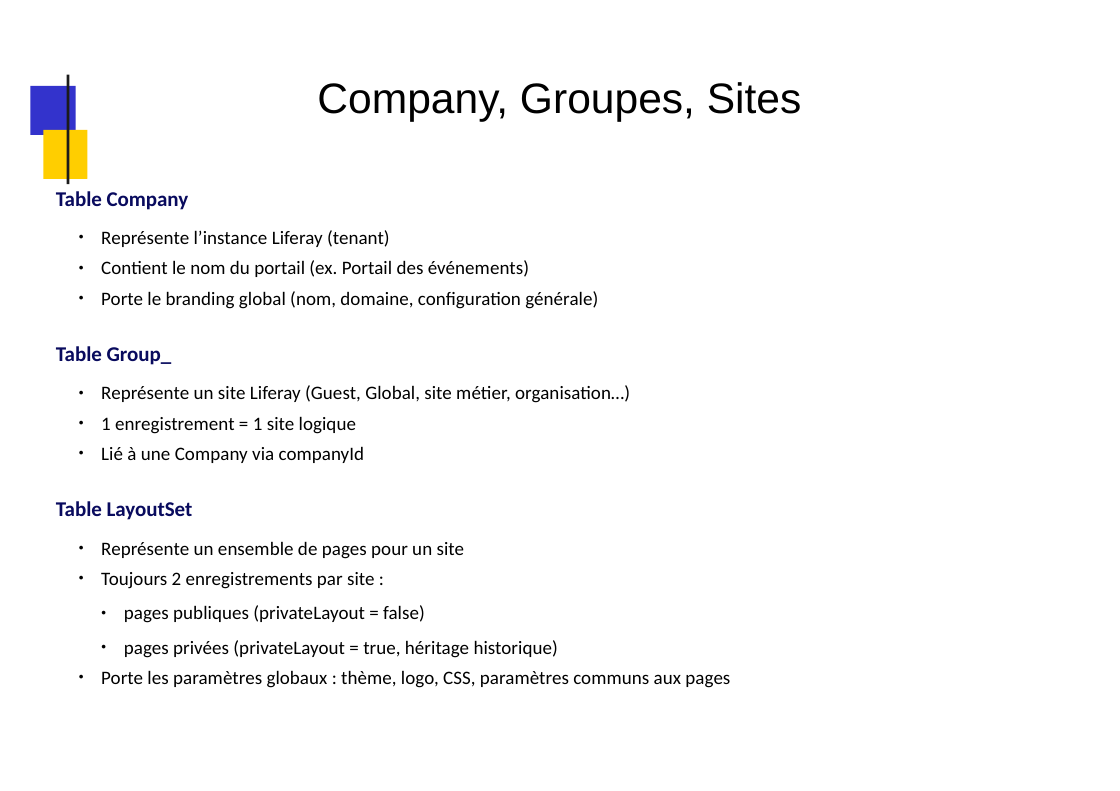
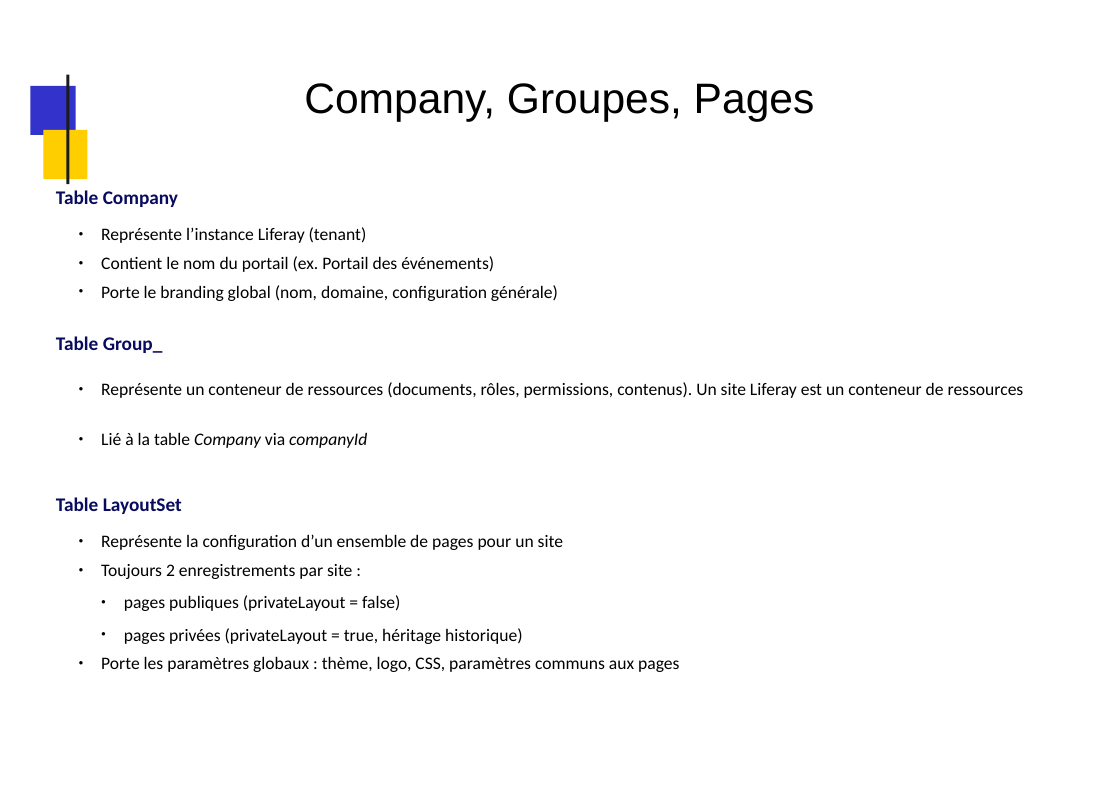
Before and after one commit to dthibau/liferay, a slide deck: slide 63 of Lrd7.pptx. Drawn at 1120x791 pixels with LibreOffice and Linux fonts; fonts in the diff are those of the drawing; background and template pictures are left out. Boxes give left, top, right and bottom in pixels: in the first picture for what was removed or moved away, otherwise in the second. Text is boxed around its words. In the diff, an @@ line names an element or a change of style, - is before the commit and + after.

Commit message:
Taglibs et slides sur Permissions

```diff
--- a/Lrd7.pptx
+++ b/Lrd7.pptx
@@ title at (x1=304, y1=83, x2=815, y2=121): text changed @@
-Company, Groupes, Sites
+Company, Groupes, Pages
@@ text at (x1=56, y1=190, x2=679, y2=672): size 15.8 to 14.5 pt in "Table Company", "Table Group_", "Table LayoutSet"; size 14.3 to 13.2 pt in "Représente l’instance Liferay (tenant)", "Contient le nom du portail (ex. Portail ...", "Porte le branding global (nom, domaine, configuration ...", "Toujours 2 enregistrements par site :" and 3 more places @@
@@ text at (x1=101, y1=382, x2=1024, y2=448): text changed; size 14.3 to 13.2 pt @@
-  ● Représente un site Liferay (Guest, Global, site métier, organisation…)
-  ● 1 enregistrement = 1 site logique
-  ● Lié à une Company via companyId
+  ● Représente un conteneur de ressources (documents, rôles, permissions, contenus). Un site Liferay est un conteneur de ressources
+  ● Lié à la table Company via companyId
@@ text at (x1=101, y1=534, x2=563, y2=550): text changed; size 14.3 to 13.2 pt @@
-  ● Représente un ensemble de pages pour un site
+  ● Représente la configuration d’un ensemble de pages pour un site
```
Also in this commit, not shown: 61 other slides changed, 31 slides added, 12 slides removed, 5 other files.
